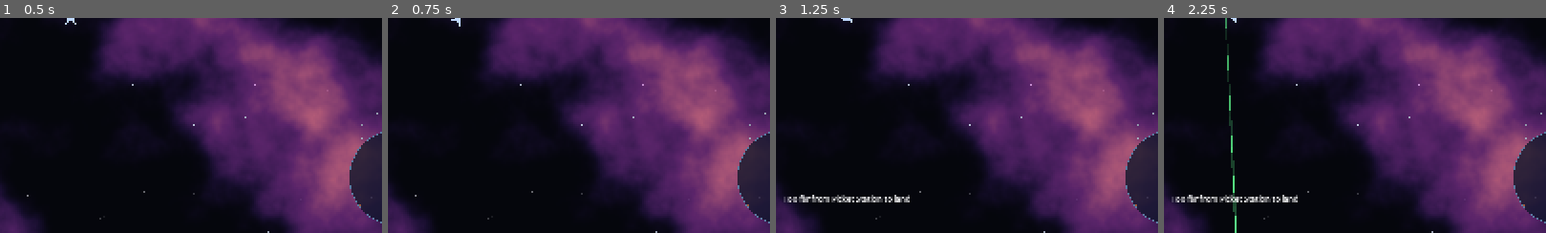
Above: before the commit, frames 1-4 (left to right).
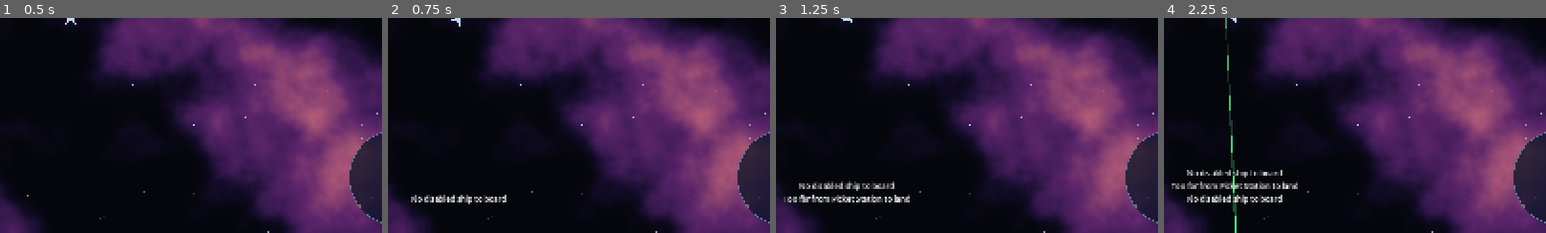
Above: after the commit, the same moments.

Repository: jarrad-h/Terminal_Velocity
Game: Godot game, scene res://scenes/system.tscn
Same seed, same stepped clock (60 frames per second), same inputs: the game is played once before the commit and once after it.
Inputs (mouse positions are % of the whole screen's width and height, from its top left):
- Up to frame 1 (0.5 s): no input
- Up to frame 2 (0.75 s): tap Enter at 0.5 s; move the mouse to (72, 45) at 0.52 s; hold Right (turn_right) from 0.53 s (still down); hold B (board) from 0.53 s (still down); click (72, 45) at 0.67 s
- Up to frame 3 (1.25 s): keep holding Right (turn_right); keep holding B (board); tap L (land) at 0.8 s
- Up to frame 4 (2.25 s): release Right (turn_right) at 1.25 s; release B (board) at 1.25 s; tap Space (fire_primary) at 1.25 s; drag from (30, 55) to (28, 10) at 1.27 s; move the mouse to (60, 28) at 2.02 s; hold Right (turn_right) from 2.03 s (still down); hold B (board) from 2.03 s (still down)
The pictures show only the part of the screen within x 41-91%, y 50-100%; the shares and areas given below are measured in that part.

Frame 1 is identical in both runs. In frame 2, 0.6% of the frame differs, in the area x 6-31%, y 82-87%; in frame 3, 0.6%; in frame 4, 2.0%, in the area x 2-35%, y 70-87%.

Commit message:
m5: C9 boarding with progress bar and boarding window
B starts boarding the targeted (or nearest) disabled ship when its hull
is within boarding.range and relative speed under boarding.max_speed;
a progress bar runs for boarding.time and aborts if the player drifts
off, the ship stops being a valid wreck, or the player takes damage.
Then the game pauses on the boarding window: Take credits (hull
board_credits x pool wealth_factor x roll, rolled once; G2 board
penalty), Assist (recovers to boarding.assist_armor_pct, forgives the
player, leaves the system, +assist_reward record), Scuttle (kill
penalty) or Leave (reboard later). Looted ships offer only Scuttle or
Leave. Wrecks stay until the player leaves the system.

Co-Authored-By: Claude Opus 5.5 <noreply@anthropic.com>
Claude-Session: https://claude.ai/code/session_013KYWppx9gL7PY4dFLZkH3u

Diff:
--- a/scripts/ai/ai_controller.gd
+++ b/scripts/ai/ai_controller.gd
@@ -163,6 +163,13 @@
 		destination = _edge_point_away_from_centre()
 
 
+## C9 Assist: a recovered ship heads for the edge and leaves.
+func depart() -> void:
+	target = null
+	ship.set_target(null)
+	_start_leave()
+
+
 func _start_leave() -> void:
 	state = State.LEAVE
 	planet = null
--- a/scripts/ship/health.gd
+++ b/scripts/ship/health.gd
@@ -78,6 +78,14 @@
 	is_disabled = false
 
 
+## C9 Assist: patches a disabled ship up to `armor_pct` % of max armour.
+func recover(armor_pct: float) -> void:
+	if is_destroyed:
+		return
+	armor = maxf(armor, max_armor * armor_pct / 100.0)
+	is_disabled = false
+
+
 ## D5: drops armour to the disable threshold.
 func force_disable() -> void:
 	if is_destroyed or disable_fraction <= 0.0:
--- a/scripts/ship/ship.gd
+++ b/scripts/ship/ship.gd
@@ -22,6 +22,10 @@
 var docked: bool = false
 ## G2: acts the player has already been charged for against this ship.
 var player_acts: Dictionary = {}
+## C9: credits aboard, rolled the first time the player boards (-1 = not yet).
+var credits_aboard: int = -1
+## C9: the player took the credits; Assist is no longer offered.
+var looted: bool = false
 ## A8: the player's damage so far, as % of total shield + armour; drains over time.
 var grievance: float = 0.0
 ## A8: personality's tolerance factor (set by the AI controller).
@@ -311,3 +315,24 @@
 	position = at
 	rotation = rotation_value
 	reset_physics_interpolation()
+
+
+## C9: credits multiplier from the ship's AI pool (1 for ships without one).
+func wealth_factor() -> float:
+	return (controller as AIController).pool.wealth_factor if controller is AIController else 1.0
+
+
+## C9 Assist: back on its feet; forgives the player.
+func recover(armor_pct: float) -> void:
+	health.recover(armor_pct)
+	visual.modulate = Color.WHITE
+	grievance = 0.0
+	for other: Variant in _aggressors.keys():
+		if is_instance_valid(other) and (other as Ship).is_player():
+			_aggressors.erase(other)
+
+
+## C9: Scuttle — destroyed by the player (kill penalty applies).
+func scuttle_by(player_ship: Ship) -> void:
+	_last_attacker = player_ship
+	health.force_destroy()
--- a/scripts/sim/relations.gd
+++ b/scripts/sim/relations.gd
@@ -45,3 +45,8 @@
 	if shooter_is_player or not allied(shooter_gov, target_gov):
 		return 1.0
 	return maxf(friendly_fire_pct, 0.0) / 100.0
+
+
+## C9: the record after the player assists one of the government's disabled ships.
+static func after_assist(record: float, gov: GovernmentDef) -> float:
+	return record + (gov.assist_reward if gov != null else 0.0)
--- a/scripts/ui/hud.gd
+++ b/scripts/ui/hud.gd
@@ -11,6 +11,9 @@
 
 var radar: Radar
 var messages: MessageLine
+## Set by the system scene; boarding progress (C9).
+var actions: PlayerActions = null
+var _board_bar: ProgressBar
 
 var _player_shield: ProgressBar
 var _player_armor: ProgressBar
@@ -31,6 +34,15 @@
 	add_child(radar)
 	messages = MessageLine.new()
 	add_child(messages)
+	_board_bar = ProgressBar.new()
+	_board_bar.set_anchors_and_offsets_preset(Control.PRESET_CENTER_BOTTOM)
+	_board_bar.offset_left = -150.0
+	_board_bar.offset_right = 150.0
+	_board_bar.offset_top = -170.0
+	_board_bar.offset_bottom = -150.0
+	_board_bar.max_value = 1.0
+	_board_bar.visible = false
+	add_child(_board_bar)
 	radar.configure(DataRegistry.settings["radar"])
 	DataRegistry.data_reloaded.connect(func() -> void: radar.configure(DataRegistry.settings["radar"]))
 	var box := VBoxContainer.new()
@@ -59,6 +71,9 @@
 	if player == null or not is_instance_valid(player):
 		return
 	_credits.text = "Credits %d" % GameState.credits
+	var progress: float = actions.board_progress() if actions != null else -1.0
+	_board_bar.visible = progress >= 0.0
+	_board_bar.value = maxf(progress, 0.0)
 	_fill(_player_shield, player.health.shield, player.health.max_shield)
 	_fill(_player_armor, player.health.armor, player.health.max_armor)
 	_status.text = "DISABLED" if player.health.is_disabled and not player.health.is_destroyed else ""
--- a/scripts/world/player_actions.gd
+++ b/scripts/world/player_actions.gd
@@ -1,11 +1,19 @@
 class_name PlayerActions
 extends Node
-## The player's port and wreck actions: landing (S2, G4, S3), and later
-## boarding (C9) and the escape pod (C10). Keys: L land, B board.
+## The player's port and wreck actions: landing (S2, G4, S3), boarding (C9)
+## and later the escape pod (C10). Keys: L land, B board.
 
 var scene: Node  # SystemScene
 ## The open landed / boarding / rescue window, if any.
 var dialog: Dialog = null
+## C9: the ship being boarded and seconds spent so far.
+var boarding: Ship = null
+var _board_elapsed: float = 0.0
+var _rng := RandomNumberGenerator.new()
+
+
+func _ready() -> void:
+	_rng.randomize()
 
 
 func _player() -> Ship:
@@ -15,6 +23,8 @@
 func _unhandled_input(event: InputEvent) -> void:
 	if event.is_action_pressed(&"land", false, true):
 		try_land()
+	elif event.is_action_pressed(&"board", false, true):
+		try_board()
 	else:
 		return
 	get_viewport().set_input_as_handled()
@@ -69,3 +79,138 @@
 		if obj.landable and (best == null or from.distance_squared_to(obj.position) < from.distance_squared_to(best.position)):
 			best = obj
 	return best
+
+
+# --- C9 boarding -----------------------------------------------------------
+
+## Starts boarding the targeted disabled ship (or the nearest disabled one)
+## if alongside and matched; returns "" or the reason ("none", "far", "fast").
+func try_board() -> String:
+	var player: Ship = _player()
+	if player == null or not player.can_act() or dialog != null or boarding != null:
+		return "none"
+	var candidate: Ship = _board_candidate(player)
+	if candidate == null:
+		GameState.post_message("No disabled ship to board")
+		return "none"
+	var check: String = _board_check(player, candidate)
+	match check:
+		"far":
+			GameState.post_message("Move alongside the %s to board" % candidate.def.name)
+		"fast":
+			GameState.post_message("Match speed with the %s to board" % candidate.def.name)
+	if check != "":
+		return check
+	boarding = candidate
+	_board_elapsed = 0.0
+	player.health.damaged.connect(_on_player_hit_while_boarding)
+	GameState.post_message("Boarding the %s..." % candidate.def.name)
+	return ""
+
+
+## 0–1 while boarding, -1 otherwise (HUD progress bar).
+func board_progress() -> float:
+	if boarding == null:
+		return -1.0
+	return clampf(_board_elapsed / float(DataRegistry.settings["boarding"]["time"]), 0.0, 1.0)
+
+
+func _physics_process(delta: float) -> void:
+	if boarding == null:
+		return
+	var player: Ship = _player()
+	if not is_instance_valid(boarding) or not boarding.health.is_disabled or boarding.health.is_destroyed:
+		_cancel_boarding("Boarding aborted")
+		return
+	if player == null or not player.can_act() or _board_check(player, boarding) != "":
+		_cancel_boarding("Boarding aborted: you drifted away")
+		return
+	_board_elapsed += delta
+	if _board_elapsed >= float(DataRegistry.settings["boarding"]["time"]):
+		var ship: Ship = boarding
+		_end_boarding()
+		_open_boarding_window(ship)
+
+
+func _on_player_hit_while_boarding(_source: Node, _amount: float) -> void:
+	_cancel_boarding("Boarding aborted: you are under fire")
+
+
+func _cancel_boarding(text: String) -> void:
+	_end_boarding()
+	GameState.post_message(text)
+
+
+func _end_boarding() -> void:
+	var player: Ship = _player()
+	if player != null and player.health.damaged.is_connected(_on_player_hit_while_boarding):
+		player.health.damaged.disconnect(_on_player_hit_while_boarding)
+	boarding = null
+
+
+func _board_check(player: Ship, ship: Ship) -> String:
+	var settings: Dictionary = DataRegistry.settings["boarding"]
+	var gap: float = player.global_position.distance_to(ship.global_position) - player.hit_radius - ship.hit_radius
+	var relative: float = (player.get_velocity() - ship.get_velocity()).length()
+	return PortRules.boarding_check(gap, float(settings["range"]), relative, float(settings["max_speed"]))
+
+
+func _board_candidate(player: Ship) -> Ship:
+	var target: Ship = player.get_target()
+	if target != null and target.health.is_disabled:
+		return target
+	var best: Ship = null
+	for node: Node in get_tree().get_nodes_in_group(&"ships"):
+		var ship: Ship = node
+		if ship == player or not ship.health.is_disabled or ship.health.is_destroyed:
+			continue
+		if best == null or player.global_position.distance_squared_to(ship.global_position) < player.global_position.distance_squared_to(best.global_position):
+			best = ship
+	return best
+
+
+## C9: the paused boarding window. Choices follow PortRules.board_options.
+func _open_boarding_window(ship: Ship) -> void:
+	if ship.credits_aboard < 0:
+		ship.credits_aboard = PortRules.board_credits(ship.def.board_credits, ship.wealth_factor(), _rng.randf())
+	var gov: GovernmentDef = ship.gov_def()
+	var title: String = "Boarding the %s" % ship.def.name
+	var body: String = "%s, crew of %d.\n" % [gov.name if gov != null else "No government", ship.def.crew]
+	body += "Credits aboard: %d." % ship.credits_aboard if not ship.looted else "You have already stripped her of credits."
+	dialog = Dialog.open(scene, title, body)
+	dialog.closed.connect(func() -> void: dialog = null)
+	for option: String in PortRules.board_options(ship.looted):
+		match option:
+			PortRules.TAKE:
+				dialog.add_choice(option, "Take %d credits" % ship.credits_aboard, func() -> void: _take(ship))
+			PortRules.ASSIST:
+				dialog.add_choice(option, "Assist", func() -> void: _assist(ship))
+			PortRules.SCUTTLE:
+				dialog.add_choice(option, "Scuttle", func() -> void: _scuttle(ship))
+			PortRules.LEAVE:
+				dialog.add_choice(option, "Leave", func() -> void: dialog.close())
+
+
+func _take(ship: Ship) -> void:
+	GameState.add_credits(ship.credits_aboard)
+	GameState.report_player_act(ship, "board")
+	ship.looted = true
+	GameState.post_message("Took %d credits from the %s" % [ship.credits_aboard, ship.def.name])
+	dialog.close()
+
+
+func _assist(ship: Ship) -> void:
+	ship.recover(float(DataRegistry.settings["boarding"]["assist_armor_pct"]))
+	if ship.government != "":
+		GameState.set_record(ship.government, Relations.after_assist(GameState.get_record(ship.government), ship.gov_def()))
+	if ship.controller is AIController:
+		(ship.controller as AIController).depart()
+	GameState.post_message("You patch up the %s; she limps away" % ship.def.name)
+	dialog.close()
+
+
+func _scuttle(ship: Ship) -> void:
+	var player: Ship = _player()
+	dialog.close()
+	ship.scuttle_by(player)
+	GameState.post_message("The %s is scuttled" % ship.def.name)
--- a/scripts/world/system_scene.gd
+++ b/scripts/world/system_scene.gd
@@ -41,6 +41,7 @@
 		player.set_controller(PlayerController.new())
 		camera.target = player
 	hud.player = player
+	hud.actions = actions
 
 	DataRegistry.data_reloaded.connect(_on_data_reloaded)
 	if OS.is_debug_build():
--- a/tests/smoke/scenario.gd
+++ b/tests/smoke/scenario.gd
@@ -359,6 +359,61 @@
 	await _frames(2)
 	_check(not get_tree().paused and actions.dialog == null, "take off closes the screen and unpauses (S3)")
 
+	# M5: boarding (C9).
+	await _teleport(player, Vector2(-4000.0, -4000.0))
+	var prize: Ship = traffic.spawn_from_pool(DataRegistry.get_ai_pool("trader_traffic"), Vector2(-4000.0, -3700.0), "", "steady")
+	await _frames(2)
+	prize.health.force_disable()
+	prize.place(Vector2(-4000.0, -3700.0), 0.0)
+	player.place(Vector2(-4000.0, -4000.0), 0.0)
+	await _frames(2)
+	_check(actions.try_board() == "far", "too far to board (C9)")
+	player.place(prize.global_position + Vector2(prize.hit_radius + player.hit_radius + 10.0, 0.0), 0.0)
+	_check(actions.try_board() == "", "boarding starts alongside (C9)")
+	await _frames(30)
+	_check(actions.board_progress() > 0.0 and actions.board_progress() < 1.0, "progress bar running (C9)")
+	player.health.apply_damage(1.0, 0.0)
+	_check(actions.boarding == null, "taking damage aborts boarding (C9)")
+	actions.try_board()
+	await _frames(roundi(float(DataRegistry.settings["boarding"]["time"]) * 60.0) + 5)
+	_check(actions.dialog != null and get_tree().paused, "boarding window opens, game paused (C9)")
+	_check(actions.dialog.has_choice("take") and actions.dialog.has_choice("assist"), "first boarding offers take and assist")
+	var credits_before: int = GameState.credits
+	var trader_record: float = GameState.get_record("independent_traders")
+	var aboard: int = prize.credits_aboard
+	actions.dialog.choose("take")
+	_check(GameState.credits == credits_before + aboard and aboard > 0, "take credits (C9): +%d" % aboard)
+	_check(GameState.get_record("independent_traders") < trader_record, "board penalty (G2)")
+	await _frames(2)
+	actions.try_board()
+	await _frames(roundi(float(DataRegistry.settings["boarding"]["time"]) * 60.0) + 5)
+	_check(actions.dialog != null and not actions.dialog.has_choice("assist") and actions.dialog.has_choice("scuttle"), "reboarding after looting: no assist (C9)")
+	actions.dialog.choose("leave")
+	await _frames(2)
+	_check(is_instance_valid(prize) and prize.health.is_disabled, "leave: wreck stays (C9)")
+	# Assist a second wreck.
+	var stranded: Ship = traffic.spawn_from_pool(DataRegistry.get_ai_pool("trader_traffic"), Vector2(-3000.0, -3000.0), "", "steady")
+	await _frames(2)
+	stranded.health.force_disable()
+	stranded.place(Vector2(-3000.0, -3000.0), 0.0)
+	player.place(Vector2(-3000.0 + stranded.hit_radius + player.hit_radius + 10.0, -3000.0), 0.0)
+	var record_before_assist: float = GameState.get_record("independent_traders")
+	actions.try_board()
+	await _frames(roundi(float(DataRegistry.settings["boarding"]["time"]) * 60.0) + 5)
+	actions.dialog.choose("assist")
+	await _frames(2)
+	_check(not stranded.health.is_disabled and (stranded.controller as AIController).state == AIController.State.LEAVE, "assist: ship recovers and leaves (C9)")
+	_check(GameState.get_record("independent_traders") > record_before_assist, "assist raises record (C9)")
+	# Scuttle the looted wreck.
+	player.place(prize.global_position + Vector2(prize.hit_radius + player.hit_radius + 10.0, 0.0), 0.0)
+	actions.try_board()
+	await _frames(roundi(float(DataRegistry.settings["boarding"]["time"]) * 60.0) + 5)
+	actions.dialog.choose("scuttle")
+	await _frames(3)
+	_check(not is_instance_valid(prize), "scuttle destroys it (C9)")
+	_debug.clear_ships()
+	await _frames(2)
+
 	# System switch.
 	_check(_debug.switch_system("test_graveyard"), "switch to test_graveyard")
 	_check(_debug.current_system_id() == "test_graveyard", "current system updated")
--- a/tests/unit/test_relations.gd
+++ b/tests/unit/test_relations.gd
@@ -72,3 +72,10 @@
 	assert_near(Relations.damage_scale(false, law, _gov("pirates"), 0.0), 1.0, "enemies always full damage")
 	assert_near(Relations.damage_scale(true, null, law, 0.0), 1.0, "player shots always full damage")
 	assert_near(Relations.damage_scale(false, law, null, 0.0), 1.0, "targets with no government (dummy, scenery)")
+
+
+func test_assist_raises_record() -> void:
+	var law := _gov("law")
+	law.assist_reward = 10.0
+	assert_near(Relations.after_assist(-5.0, law), 5.0, "assist reward (C9)")
+	assert_near(Relations.after_assist(-5.0, null), -5.0, "no government, no change")
